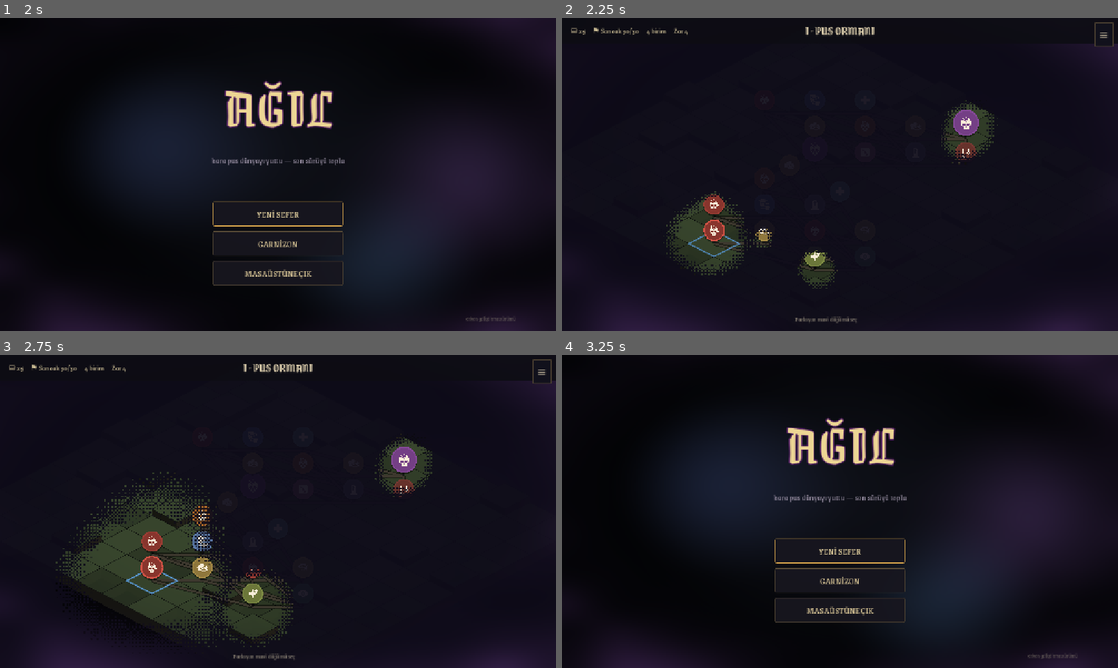
Above: before the commit, frames 1-4 (two rows, left to right).
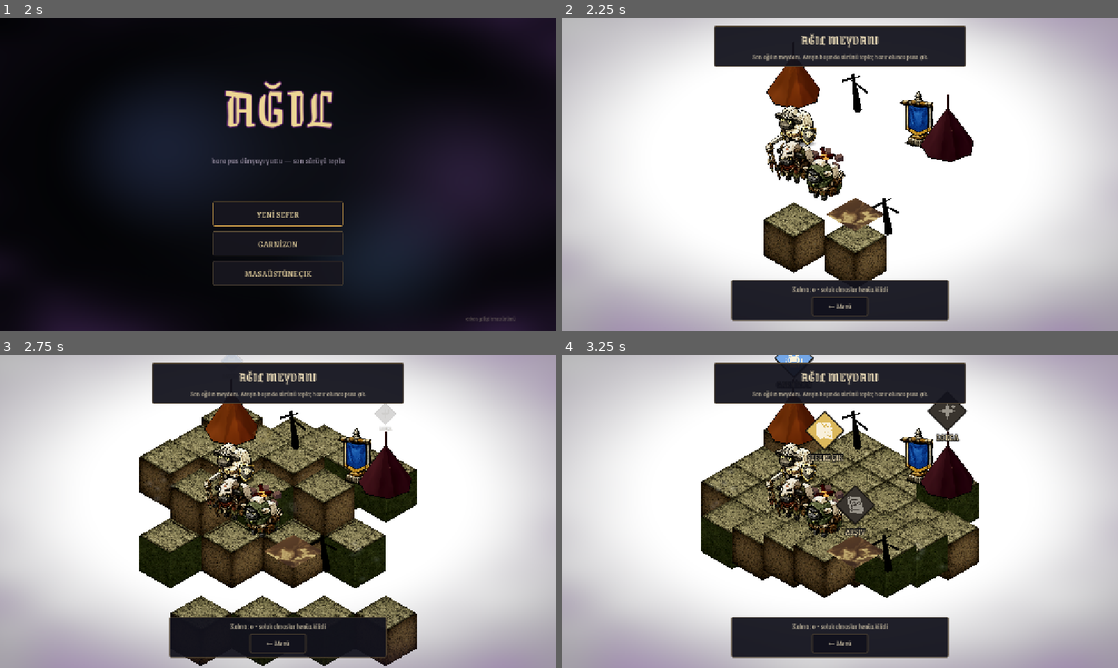
Above: after the commit, the same moments.

Repository: onryzici/isotile
Game: Godot game, scene res://scenes/main.tscn
The game is run twice, just before and just after one commit, with the same random seed, the same clock (stepped at 60 frames per second) and the same inputs.
Inputs (mouse positions are in pixels of both pictures, inside the frame that each line leads up to):
- Up to frame 1 (2 s): click "GARNİZON" at 0.5 s; click "← GERİ" at 1.25 s
- Up to frame 2 (2.25 s): click "YENİ SEFER" at 2 s
- Up to frame 3 (2.75 s): no input
- Up to frame 4 (3.25 s): click (1106, 370) at 2.75 s, where only the run before the commit has a clickable "≡"

Frame 1 is identical in both runs. In frame 2, 90% of the frame differs, in the area x 0-100%, y 0-100%; in frame 3, 87%; in frame 4, 94%.

Commit message:
Ağıl Meydanı hub diyoraması (gelistirme §2)
- HubScreen (NodeDiorama): 6x5 meydan adası — ortada şenlik ateşi (SEFERE
  ÇIK elması), garnizon çadırı (GARNİZON), kilitli LONCA/ARŞİV plakaları,
  sancak, ölü ağaçlar, sis, ateş başında sürü kuzuları.
- NodeDiorama.add_campfire: taş halka + çapraz kütükler + emissive kor +
  yükselen kıvılcımlar + titreşen sıcak ışık (alev sprite'ı bilinçli yok —
  ateş sanatı WIP). force_home_biome: hub her zaman yeşil yuva seti.
- Akış: menü "Yeni Sefer" → Meydan; run Sefere Çık'la başlar (start_new_run
  meydanda). Sefer sonu ekranı yeni sefere Meydan üzerinden gider (Kalıntı
  harcama fırsatı). Garnizon meydandan açılıp meydana döner.
- Debug: --hub.

Co-Authored-By: Claude Fable 5 <noreply@anthropic.com>

Diff:
--- a/src/main.gd
+++ b/src/main.gd
@@ -79,7 +79,7 @@
 			or "--garrison" in args or "--runend" in args \
 			or "--saman" in args or "--revir" in args or "--mezar" in args \
 			or "--nitelik" in args or "--yadigar" in args or "--daragaci" in args \
-			or "--meydan" in args or "--olay" in args:
+			or "--meydan" in args or "--olay" in args or "--hub" in args:
 		GameState.start_new_run()
 		for arg in args:
 			if arg.begins_with("--enc="):
@@ -122,6 +122,8 @@
 		elif "--meydan" in args:
 			_node_type = &"meydan"
 			_show(_make_closable(SaloonScreen.new()))
+		elif "--hub" in args:
+			_show_hub()
 		elif "--olay" in args:
 			var mp := MapScreen.new()
 			_show(mp)
@@ -140,9 +142,7 @@
 ## Başlangıç menüsü → Yeni Sefer / Devam / Garnizon
 func _show_menu() -> void:
 	var m := MainMenuScreen.new()
-	m.new_run.connect(func() -> void:
-		GameState.start_new_run()
-		_show_map())
+	m.new_run.connect(_show_hub)
 	m.continue_run.connect(func() -> void:
 		if not GameState.load_run():
 			GameState.start_new_run()
@@ -152,6 +152,19 @@
 		g.closed.connect(_show_menu)
 		_show(g))
 	_show(m)
+
+## Ağıl Meydanı (gelistirme §2): sefer öncesi hub — run BURADA başlar (Sefere Çık)
+func _show_hub() -> void:
+	var h := HubScreen.new()
+	h.depart.connect(func() -> void:
+		GameState.start_new_run()
+		_show_map())
+	h.open_garrison.connect(func() -> void:
+		var g := GarrisonScreen.new()
+		g.closed.connect(_show_hub)
+		_show(g))
+	h.back.connect(_show_menu)
+	_show(h)
 
 func _save() -> void:
 	GameState.save_run()
@@ -241,9 +254,7 @@
 func _show_run_end() -> void:
 	var rs := RunEndScreen.new()
 	rs.setup(_end_victory, _end_layers, _end_earned)
-	rs.new_run.connect(func() -> void:
-		GameState.start_new_run()
-		_show_map())
+	rs.new_run.connect(_show_hub)   # sefer sonu → meydan (Kalıntı harca, sonra çık)
 	rs.open_garrison.connect(func() -> void:
 		var gs := GarrisonScreen.new()
 		gs.closed.connect(_show_run_end)   # Garnizon'dan sefer-sonu'na dön
--- /dev/null
+++ b/src/presentation/hub_screen.gd
@@ -0,0 +1,86 @@
+class_name HubScreen
+extends NodeDiorama
+## AĞIL MEYDANI (gelistirme §2 — MoP "Departure Ground"): sefer öncesi hub adası.
+## Ortada şenlik ateşi — üstündeki elmas SEFERE ÇIK. Solda garnizon çadırı (meta
+## tesisler), sağda kilitli Lonca/Arşiv plakaları (roadmap). Sürünün kuzuları
+## ateşin başında bekler. Menü butonlarının yerini alan diyorama.
+
+signal depart
+signal open_garrison
+signal back
+
+const IC_MAP := preload("res://assets/icons/map.svg")
+const IC_PACK := preload("res://assets/icons/pack.svg")
+const IC_BOOK := preload("res://assets/icons/book.svg")
+const IC_TRAIT := preload("res://assets/icons/trait.svg")
+
+var _left := false
+
+func _ready() -> void:
+	force_home_biome = true
+	super()
+	var cells := {}
+	for y in 5:
+		for x in 6:
+			# köşeler kırık → ada hissi
+			if Vector2i(x, y) in [Vector2i(0, 0), Vector2i(5, 0), Vector2i(0, 4), Vector2i(5, 4)]:
+				continue
+			cells[Vector2i(x, y)] = 0
+	cells[Vector2i(4, 0)] = 1
+	cells[Vector2i(0, 1)] = 1
+	build_island(cells)
+
+	# ── Prop'lar ──
+	add_campfire(Vector2i(2, 2))                                  # meydanın kalbi
+	add_tent(Vector2i(0, 1), Color(0.42, 0.33, 0.22))             # garnizon çadırı
+	add_tent(Vector2i(4, 0), Color(0.34, 0.26, 0.30))             # lonca çadırı (kilitli)
+	add_glow_slab(Vector2i(4, 3), Color(0.07, 0.07, 0.06),
+		Color(0.85, 0.75, 0.45), 0.35, 0.2)                       # arşiv taşı (kilitli)
+	add_flag(Vector2i(3, 0), true)                                 # sürünün sancağı
+	add_dead_tree(Vector2i(5, 3), 5)
+	add_dead_tree(Vector2i(1, 0), 9)
+	add_mist(Vector2i(0, 3))
+	add_mist(Vector2i(5, 2))
+	# sürüden kuzular ateşin başında (sanatı olan sabit yüzler)
+	add_sprite_prop("res://assets/units/kuzu.png", Vector2i(1, 2), 1.0)
+	add_sprite_prop("res://assets/units/okcu.png", Vector2i(3, 3), 1.0)
+	add_sprite_prop("res://assets/units/sifaci.png", Vector2i(2, 3), 1.0)
+	add_omni(Vector2i(0, 1), Color(1.0, 0.75, 0.4), 1.4, 1.2)     # çadır feneri
+
+	# ── Elmas seçenekler ──
+	add_choice(cell_point(Vector2i(2, 2), 1.75), IC_MAP, "SEFERE ÇIK",
+		Color(0.86, 0.72, 0.36), "Pusa dal — yeni sefer başlar", _on_depart)
+	add_choice(cell_point(Vector2i(0, 1), 1.85), IC_PACK, "GARNİZON",
+		Color(0.45, 0.65, 0.90), "Kalıntı harca — kalıcı tesis kur", _on_garrison)
+	var lonca := add_choice(cell_point(Vector2i(4, 0), 1.85), IC_TRAIT, "LONCA",
+		Color(0.5, 0.45, 0.4), "Kumandan ve başlangıç bölüğü seçimi — yakında", func() -> void: pass)
+	set_choice_enabled(lonca, false)
+	var arsiv := add_choice(cell_point(Vector2i(4, 3), 1.15), IC_BOOK, "ARŞİV",
+		Color(0.5, 0.45, 0.4), "Kara Pus'un hikayesi — yakında", func() -> void: pass)
+	set_choice_enabled(arsiv, false)
+
+	set_description("AĞIL MEYDANI",
+		"Son ağılın meydanı. Ateşin başında sürünü topla; hazır olunca pusa çık.")
+	set_footer("Kalıntı: %d  ·  soluk elmaslar henüz kilitli" % GameState.meta_kalinti)
+	add_footer_button("← Menü", func() -> void:
+		if not _left:
+			_left = true
+			back.emit()
+			queue_free())
+
+func _on_depart() -> void:
+	if _left:
+		return
+	_left = true
+	AudioDirector.play_sfx(&"battle_start")
+	clear_choices()
+	depart.emit()
+	queue_free()
+
+func _on_garrison() -> void:
+	if _left:
+		return
+	_left = true
+	AudioDirector.play_sfx(&"deploy_clunk", 0.08)
+	open_garrison.emit()
+	queue_free()
--- a/src/presentation/node_diorama.gd
+++ b/src/presentation/node_diorama.gd
@@ -238,10 +238,13 @@
 	var b := cell_world(c)
 	return Vector3(b.x, cell_top(c) + lift, b.z)
 
-## Bioma: 1. bölge (Pus Ormanı) yeşil set, 2. bölge taş set (board_view ile aynı kural)
+## Bioma: 1. bölge (Pus Ormanı) yeşil set, 2. bölge taş set (board_view ile aynı kural).
+## force_home_biome: run dışı ekranlar (Ağıl Meydanı) her zaman yeşil yuva seti kullanır.
+var force_home_biome := false
+
 func _tile_tex_for(c: Vector2i) -> Texture2D:
 	var hash_v := absi((c.x * 73856093) ^ (c.y * 19349663) ^ 0x5f3759df)
-	if GameState.layer_index < 6:
+	if force_home_biome or GameState.layer_index < 6:
 		return YESIL_B_TEX if (hash_v % 100) < 30 else YESIL_A_TEX
 	return TILE_B_TEX if (hash_v % 100) < 30 else TILE_A_TEX
 
@@ -489,6 +492,104 @@
 	l.position = cell_point(c, lift)
 	add_child(l)
 	return l
+
+## Şenlik ateşi (gelistirme §15.6): taş halka + çapraz kütükler + emissive kor
+## çekirdeği + yükselen kıvılcımlar + titreşen sıcak ışık. Alev sprite'ı bilinçli
+## yok — ateş sanatı WIP, prosedürel alev istenmiyor; kor + glow dili yeter.
+func add_campfire(c: Vector2i) -> Node3D:
+	var grp := Node3D.new()
+	grp.position = cell_point(c)
+	add_child(grp)
+	# taş halka
+	for i in 6:
+		var st := MeshInstance3D.new()
+		var bm := BoxMesh.new()
+		bm.size = Vector3(0.16, 0.11, 0.13)
+		st.mesh = bm
+		var ang := TAU * float(i) / 6.0
+		st.position = Vector3(cos(ang) * 0.34, 0.05, sin(ang) * 0.34)
+		st.rotation_degrees.y = rad_to_deg(-ang) + float((i * 53) % 25)
+		st.material_override = _toon_mat(Color(0.38, 0.38, 0.42), Color(0.16, 0.16, 0.18))
+		grp.add_child(st)
+	# çapraz kütükler
+	for i in 3:
+		var log_m := MeshInstance3D.new()
+		var cm := CylinderMesh.new()
+		cm.top_radius = 0.045
+		cm.bottom_radius = 0.045
+		cm.height = 0.5
+		log_m.mesh = cm
+		log_m.material_override = _toon_mat(Color(0.30, 0.20, 0.12), Color(0.12, 0.08, 0.05))
+		log_m.rotation_degrees = Vector3(64.0, float(i) * 120.0, 0.0)
+		log_m.position.y = 0.13
+		grp.add_child(log_m)
+	# kor çekirdeği (emissive — glow AÇIK olduğundan parlar)
+	var core := MeshInstance3D.new()
+	var sm := SphereMesh.new()
+	sm.radius = 0.11
+	sm.height = 0.16
+	core.mesh = sm
+	var em := StandardMaterial3D.new()
+	em.shading_mode = BaseMaterial3D.SHADING_MODE_UNSHADED
+	em.albedo_color = Color(1.0, 0.55, 0.18)
+	em.emission_enabled = true
+	em.emission = Color(1.0, 0.45, 0.12)
+	em.emission_energy_multiplier = 2.4
+	core.material_override = em
+	core.position.y = 0.12
+	grp.add_child(core)
+	# yükselen kıvılcım korları
+	var p := GPUParticles3D.new()
+	p.amount = 26
+	p.lifetime = 1.7
+	p.preprocess = 2.0
+	p.randomness = 1.0
+	p.local_coords = false
+	var pm := ParticleProcessMaterial.new()
+	pm.emission_shape = ParticleProcessMaterial.EMISSION_SHAPE_SPHERE
+	pm.emission_sphere_radius = 0.09
+	pm.direction = Vector3(0, 1, 0)
+	pm.spread = 14.0
+	pm.gravity = Vector3(0, 0.55, 0)
+	pm.initial_velocity_min = 0.25
+	pm.initial_velocity_max = 0.8
+	pm.scale_min = 0.35
+	pm.scale_max = 0.8
+	pm.turbulence_enabled = true
+	pm.turbulence_noise_strength = 0.5
+	pm.color = Color(1.0, 0.62, 0.2, 0.85)
+	var curve := Curve.new()
+	curve.add_point(Vector2(0.0, 1.0))
+	curve.add_point(Vector2(0.7, 0.8))
+	curve.add_point(Vector2(1.0, 0.0))
+	var ct := CurveTexture.new()
+	ct.curve = curve
+	pm.alpha_curve = ct
+	p.process_material = pm
+	var quad := QuadMesh.new()
+	quad.size = Vector2(0.05, 0.05)
+	var dm := StandardMaterial3D.new()
+	dm.shading_mode = BaseMaterial3D.SHADING_MODE_UNSHADED
+	dm.transparency = BaseMaterial3D.TRANSPARENCY_ALPHA
+	dm.blend_mode = BaseMaterial3D.BLEND_MODE_ADD
+	dm.albedo_texture = SPARK
+	dm.billboard_mode = BaseMaterial3D.BILLBOARD_PARTICLES
+	dm.vertex_color_use_as_albedo = true
+	quad.material = dm
+	p.draw_pass_1 = quad
+	p.position = Vector3(0, 0.18, 0)
+	grp.add_child(p)
+	# titreşen sıcak ışık (canlı ateş hissi)
+	var l := OmniLight3D.new()
+	l.light_color = Color(1.0, 0.62, 0.25)
+	l.light_energy = 2.6
+	l.omni_range = 3.6
+	l.position.y = 0.75
+	grp.add_child(l)
+	var tw := l.create_tween().set_loops()
+	tw.tween_property(l, "light_energy", 3.3, 0.55).set_trans(Tween.TRANS_SINE)
+	tw.tween_property(l, "light_energy", 2.4, 0.7).set_trans(Tween.TRANS_SINE)
+	return grp
 
 # ------------------------------------------------------------------ UI katmanı
 
Not shown, added: src/presentation/hub_screen.gd.uid
Not shown, changed: CHANGELOG.md
Not shown, changed: icerik.md
